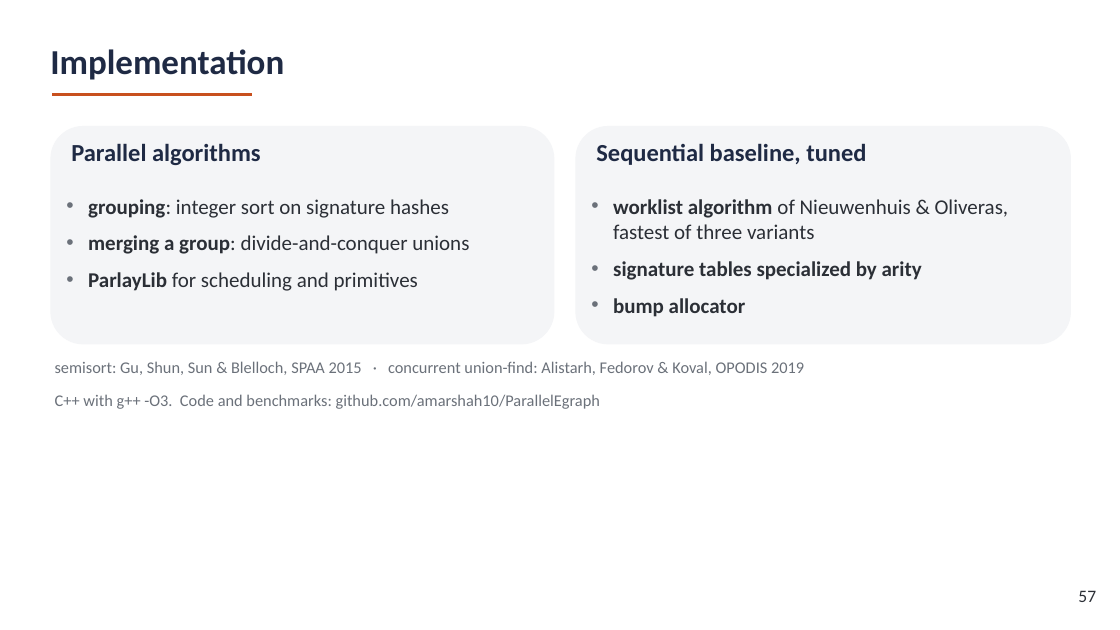
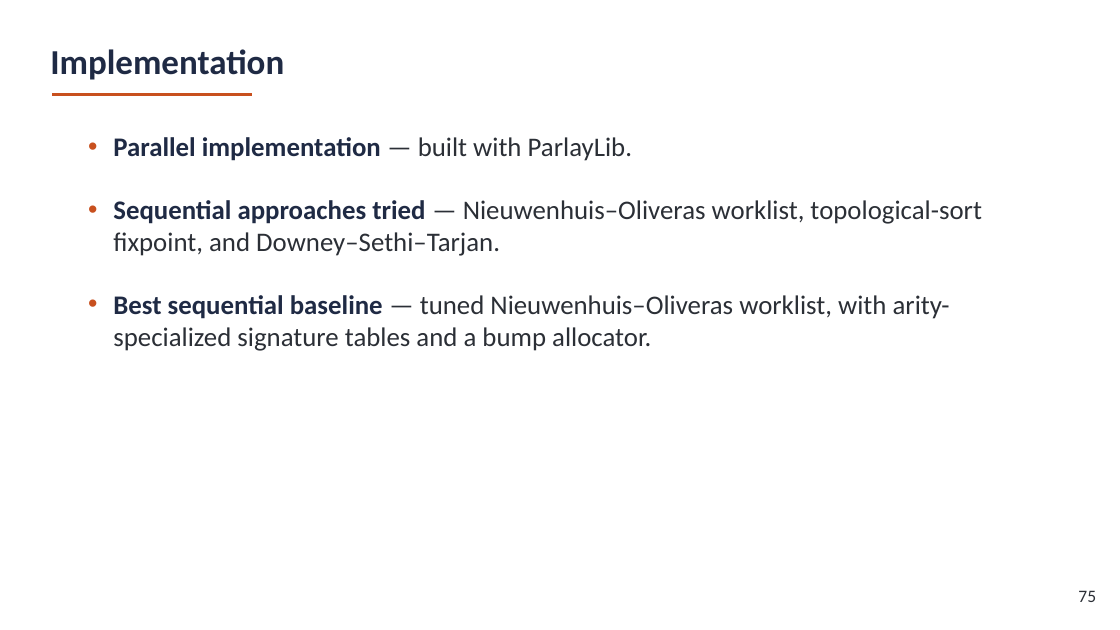
Before and after one commit to amarshah1/parallelcc-paper, a slide deck: slide 68 of slides/parallelcc-part1-version-2.pptx (slide 69 before the commit). Drawn at 1120x630 pixels with LibreOffice and Linux fonts; fonts in the diff are those of the drawing. Boxes give left, top, right and bottom in pixels: in the first picture for what was removed or moved away, otherwise in the second. Text is boxed around its words. In the diff, an @@ line names an element or a change of style, - is before the commit and + after.

```diff
--- a/slides/parallelcc-part1-version-2.pptx
+++ b/slides/parallelcc-part1-version-2.pptx
@@ rounded rectangle removed at (x1=50, y1=126, x2=555, y2=344) @@
@@ text removed at (x1=71, y1=143, x2=261, y2=165) @@
-Parallel algorithms
@@ text added at (x1=113, y1=137, x2=981, y2=351), 23 pt, text #2B2F36 @@
+• Parallel implementation — built with ParlayLib.
+• Sequential approaches tried — Nieuwenhuis–Oliveras worklist, topological-sort fixpoint, and Downey–Sethi–Tarjan.
+• Best sequential baseline — tuned Nieuwenhuis–Oliveras worklist, with arity-specialized signature tables and a bump allocator.
@@ rounded rectangle removed at (x1=576, y1=126, x2=1071, y2=344) @@
@@ text removed at (x1=596, y1=143, x2=866, y2=165) @@
-Sequential baseline, tuned
@@ text removed at (x1=88, y1=199, x2=469, y2=291) @@
-• grouping: integer sort on signature hashes
-• merging a group: divide-and-conquer unions
-• ParlayLib for scheduling and primitives
@@ text removed at (x1=613, y1=199, x2=1009, y2=317) @@
-• worklist algorithm of Nieuwenhuis & Oliveras, fastest of three variants
-• signature tables specialized by arity
-• bump allocator
@@ text removed at (x1=55, y1=361, x2=804, y2=375) @@
-semisort: Gu, Shun, Sun & Blelloch, SPAA 2015 · concurrent union-find: Alistarh, Fedorov & Koval, OPODIS 2019
@@ text removed at (x1=55, y1=394, x2=600, y2=409) @@
-C++ with g++ -O3. Code and benchmarks: github.com/amarshah10/ParallelEgraph
@@ text at (x1=1078, y1=590, x2=1096, y2=602): text changed @@
-57
+75
```
Also in this commit, not shown: 1 other slide changed, 15 slides added, 1 slide removed.
